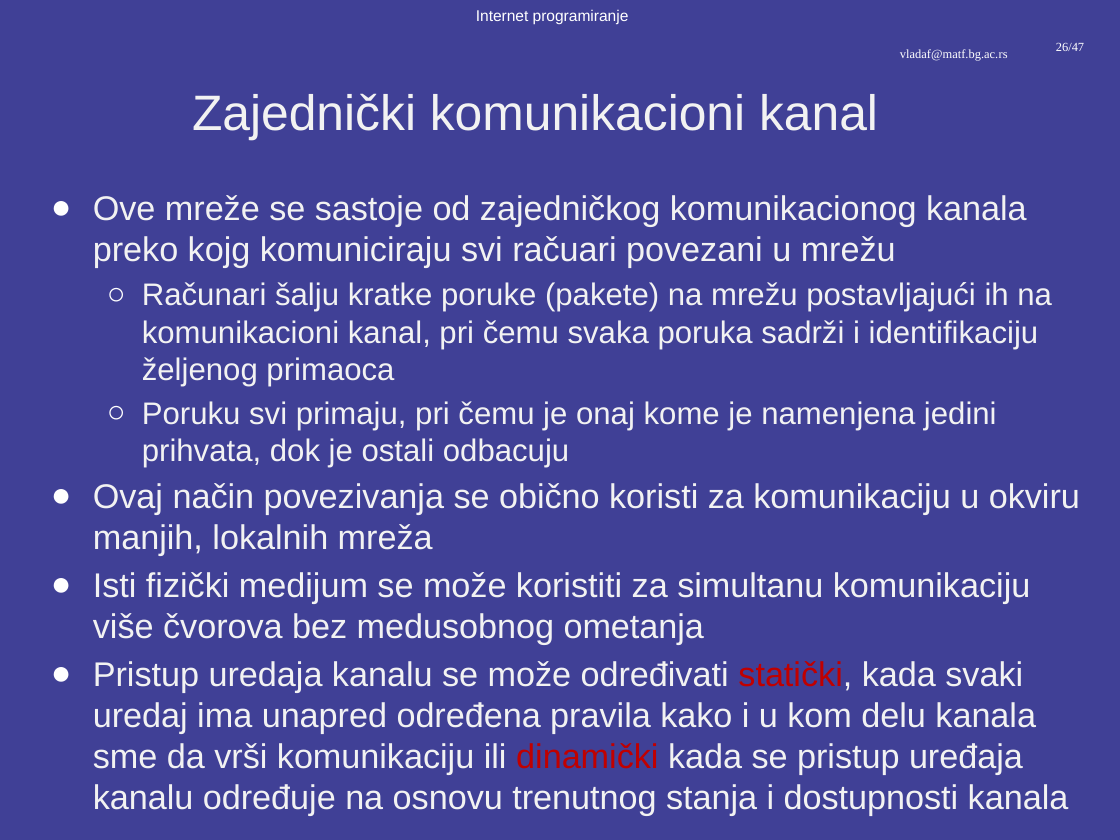
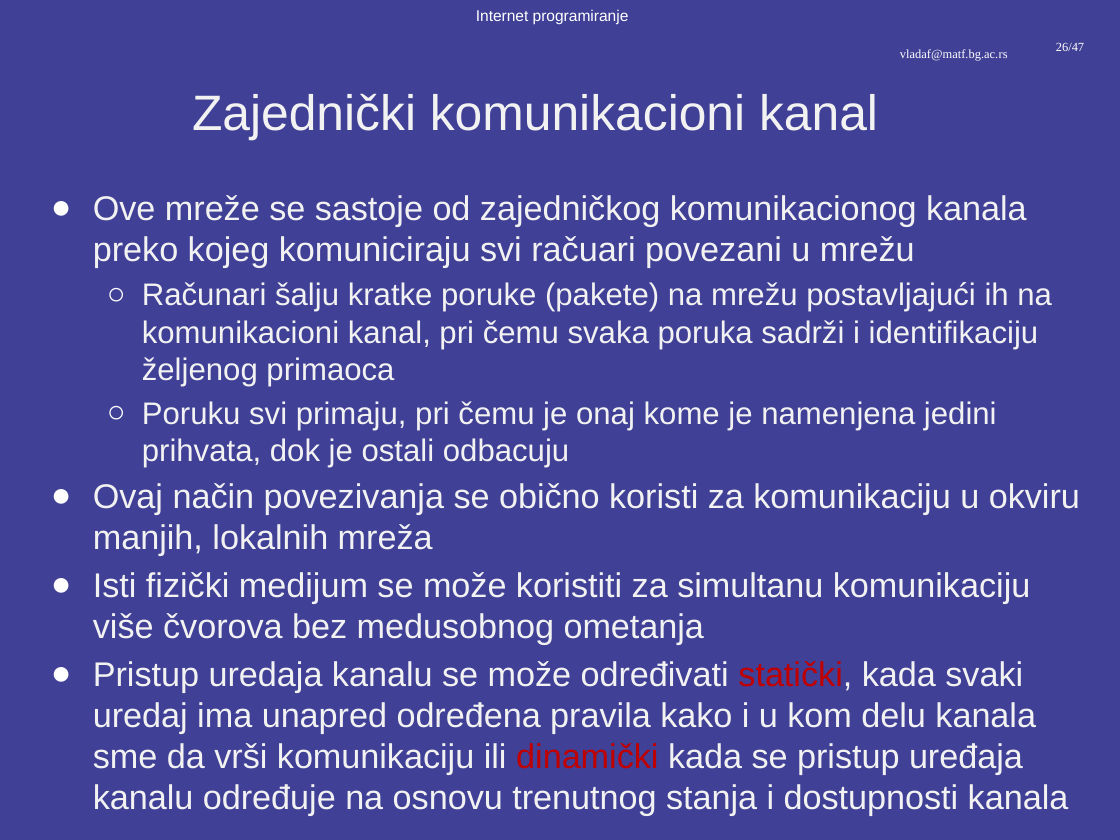
Before and after one commit to pmfbl-ip/IP, a slide deck: slide 26 of predavanja/prezentacije/IP01-01-Uvod u racunarske mreze.pptx. Drawn at 1120x840 pixels with LibreOffice and Linux fonts; fonts in the diff are those of the drawing; background and template pictures are left out. Boxes give left, top, right and bottom in pixels: in the first picture for what was removed or moved away, otherwise in the second. Text is boxed around its words. In the diff, an @@ line names an element or a change of style, - is before the commit and + after.

```diff
--- a/predavanja/prezentacije/IP01-01-Uvod u racunarske mreze.pptx
+++ b/predavanja/prezentacije/IP01-01-Uvod u racunarske mreze.pptx
@@ text at (x1=93, y1=195, x2=1027, y2=268): text changed @@
-● Ove mreže se sastoje od zajedničkog komunikacionog kanala preko kojg komuniciraju svi račuari povezani u mrežu
+● Ove mreže se sastoje od zajedničkog komunikacionog kanala preko kojeg komuniciraju svi račuari povezani u mrežu
```
Also in this commit, not shown: 10 other files.
